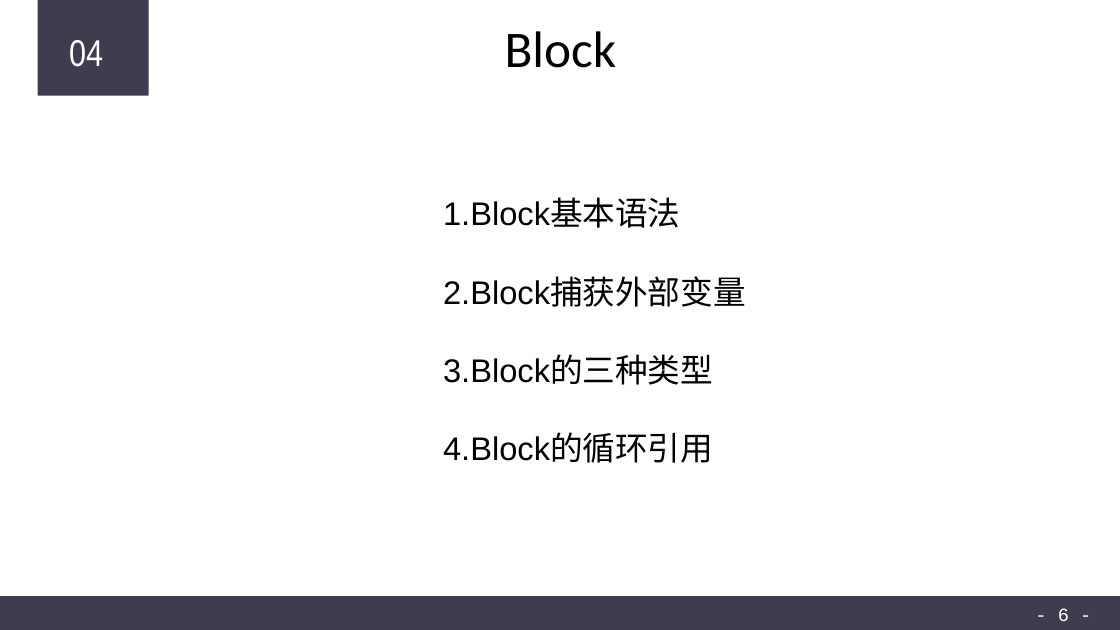
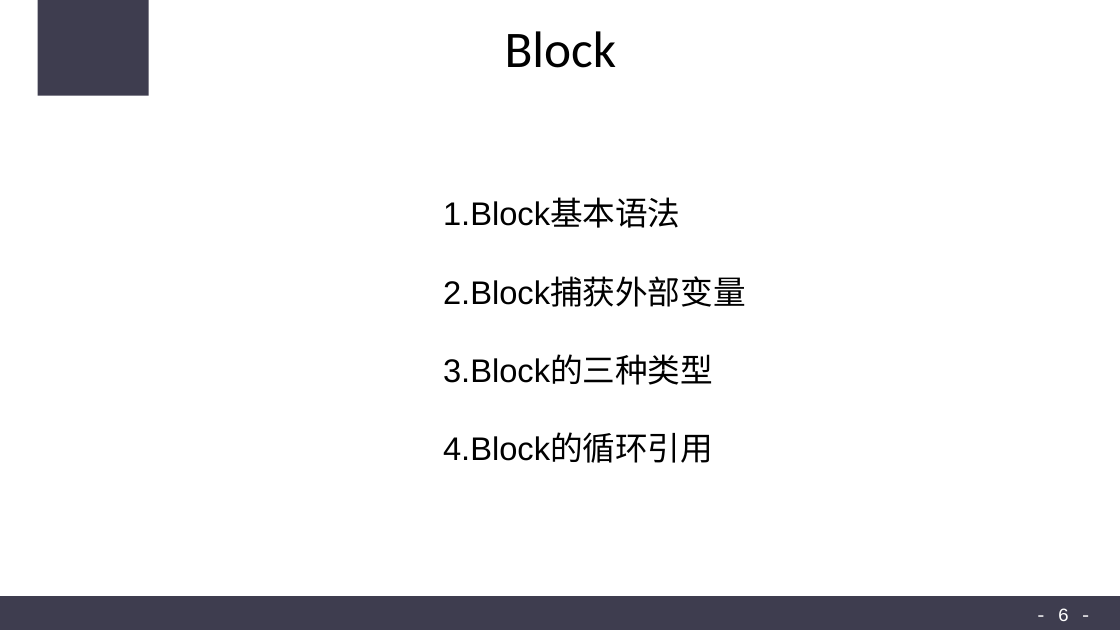
Before and after one commit to CODEJY/IOSProjects, a slide deck: slide 6 of Sharing3.ppt. Drawn at 1120x630 pixels with LibreOffice and Linux fonts; fonts in the diff are those of the drawing. Boxes give left, top, right and bottom in pixels: in the first picture for what was removed or moved away, otherwise in the second. Text is boxed around its words. In the diff, an @@ line names an element or a change of style, - is before the commit and + after.

```diff
--- a/Sharing3.ppt
+++ b/Sharing3.ppt
@@ text removed at (x1=69, y1=40, x2=103, y2=67) @@
-04
```
Also in this commit, not shown: 1 other slide changed, 3 slides added, 3 slides removed, 23 other files.
